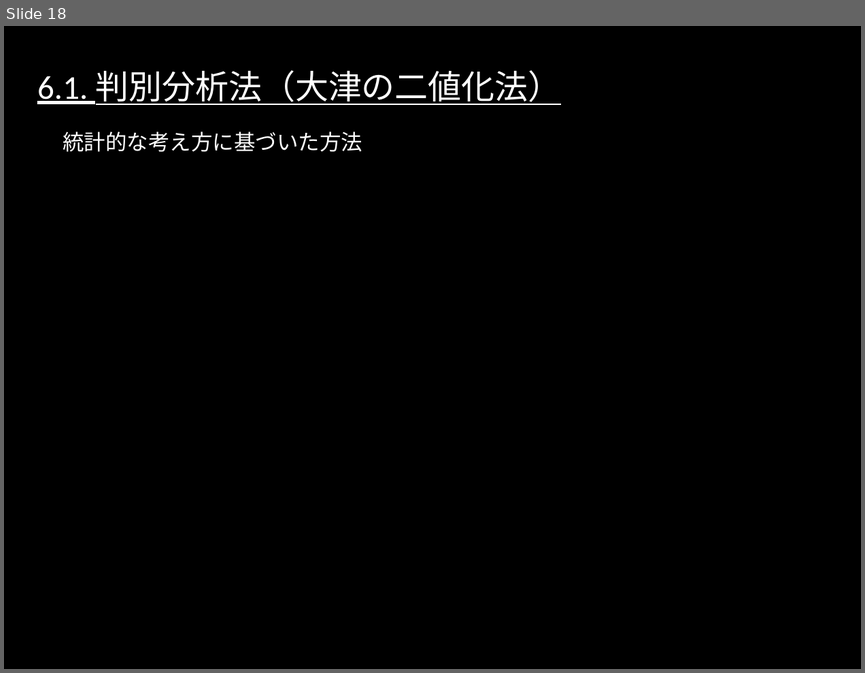
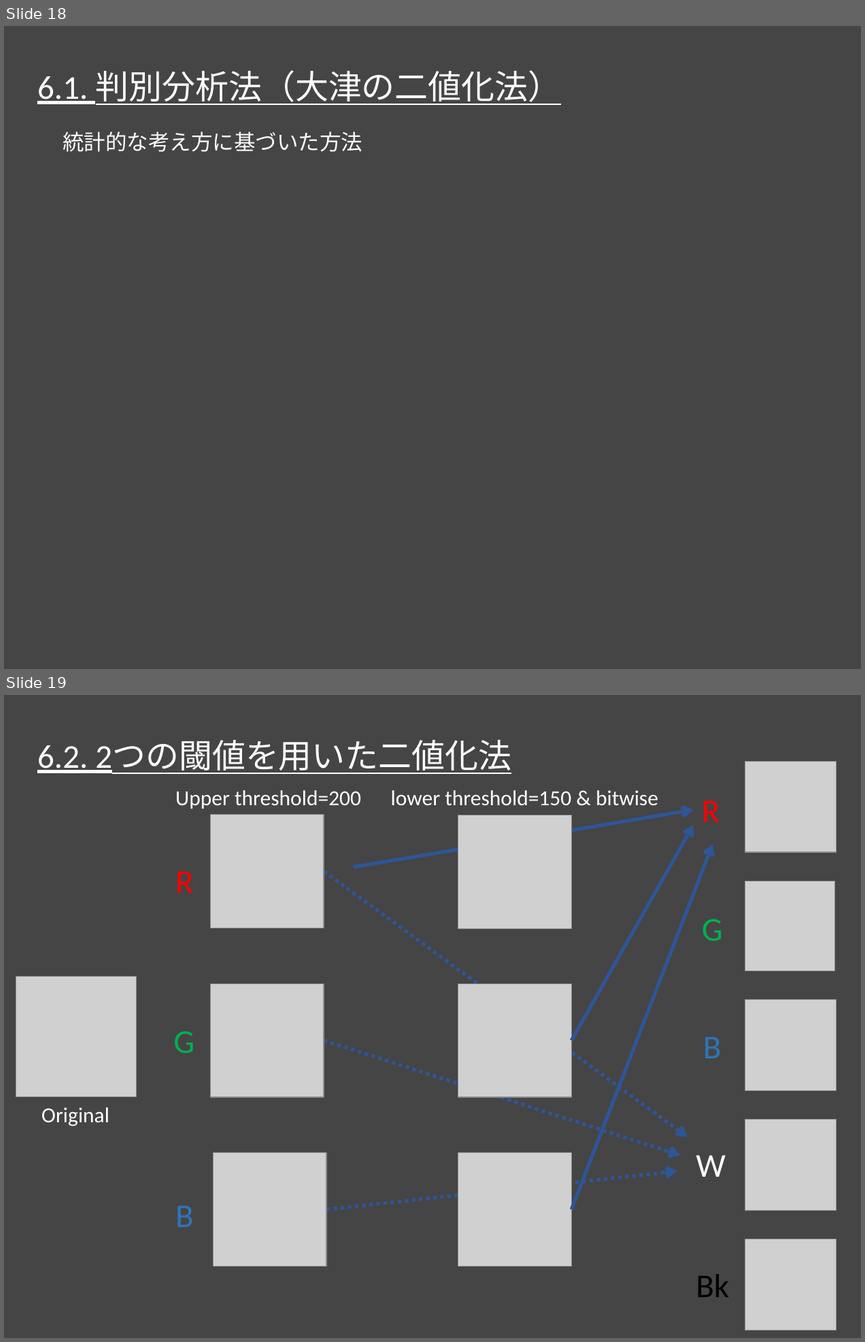
Before and after one commit to rurusasu/Diary, a slide deck: 画像処理.pptx. Shown one above the other, each under a label of ours: slide 18 before the commit, slides 18 and 19 after it. The pictures are 865x673 and 865x1342 pixels, drawn with LibreOffice and Linux fonts; fonts in the diff are those of the drawing; grey boxes stand for pictures. Boxes give left, top, right and bottom in pixels: in the first picture for what was removed or moved away, otherwise in the second. Text is boxed around its words. In the diff, an @@ line names an element or a change of style, - is before the commit and + after.

Commit message:
2つの閾値を用いた二値化処理の結果を同期

```diff
--- a/画像処理.pptx
+++ b/画像処理.pptx
@@ slide 19 added at (x1=4, y1=695, x2=861, y2=1338), background #454545 @@
@@ text added at (x1=37, y1=741, x2=511, y2=774), 28 pt, text #FFFFFF, underline @@
+6.2. 2つの閾値を用いた二値化法
@@ picture added at (x1=745, y1=761, x2=836, y2=852) @@
@@ text added at (x1=175, y1=790, x2=361, y2=809), 18 pt, text #FFFFFF @@
+Upper threshold=200
@@ text added at (x1=391, y1=790, x2=658, y2=805), 18 pt, text #FFFFFF @@
+lower threshold=150 & bitwise
@@ picture added at (x1=211, y1=814, x2=324, y2=927) @@
@@ arrow added from (354, 867) to (693, 810), #2F5597 3 pt @@
@@ picture added at (x1=458, y1=815, x2=571, y2=928) @@
@@ text added at (x1=702, y1=800, x2=720, y2=822), 28 pt, text #FF0000 @@
+R
@@ arrow added from (571, 1040) to (693, 826), #2F5597 3 pt @@
@@ arrow added from (571, 1209) to (713, 844), #2F5597 3 pt @@
@@ text added at (x1=175, y1=871, x2=194, y2=893), 28 pt, text #FF0000 @@
+R
@@ arrow added from (324, 872) to (687, 1136), #2F5597 3 pt dashed @@
@@ picture added at (x1=745, y1=881, x2=835, y2=971) @@
@@ text added at (x1=702, y1=919, x2=723, y2=940), 28 pt, text #00B050 @@
+G
@@ picture added at (x1=16, y1=976, x2=137, y2=1097) @@
@@ picture added at (x1=211, y1=984, x2=324, y2=1097) @@
@@ picture added at (x1=458, y1=984, x2=571, y2=1097) @@
@@ picture added at (x1=745, y1=999, x2=836, y2=1090) @@
@@ text added at (x1=173, y1=1031, x2=194, y2=1053), 28 pt, text #00B050 @@
+G
@@ arrow added from (324, 1040) to (680, 1155), #2F5597 3 pt dashed @@
@@ text added at (x1=703, y1=1036, x2=721, y2=1058), 28 pt, text #2E75B6 @@
+B
@@ text added at (x1=41, y1=1107, x2=109, y2=1126), 18 pt, text #FFFFFF @@
+Original
@@ picture added at (x1=745, y1=1119, x2=836, y2=1210) @@
@@ picture added at (x1=213, y1=1153, x2=326, y2=1266) @@
@@ picture added at (x1=458, y1=1153, x2=571, y2=1266) @@
@@ text added at (x1=696, y1=1155, x2=725, y2=1176), 28 pt, text #FFFFFF @@
+W
@@ arrow added from (326, 1209) to (677, 1170), #2F5597 3 pt dashed @@
@@ text added at (x1=175, y1=1205, x2=194, y2=1227), 28 pt, text #2E75B6 @@
+B
@@ picture added at (x1=745, y1=1239, x2=836, y2=1330) @@
@@ text added at (x1=696, y1=1274, x2=729, y2=1297), 28 pt, text #000000 @@
+Bk
@@ slide 18 changed as well @@
@@ background #000000 to #454545 @@
```
Also in this commit, not shown: 17 other slides changed, 1 other slide added, 1 slide removed.
